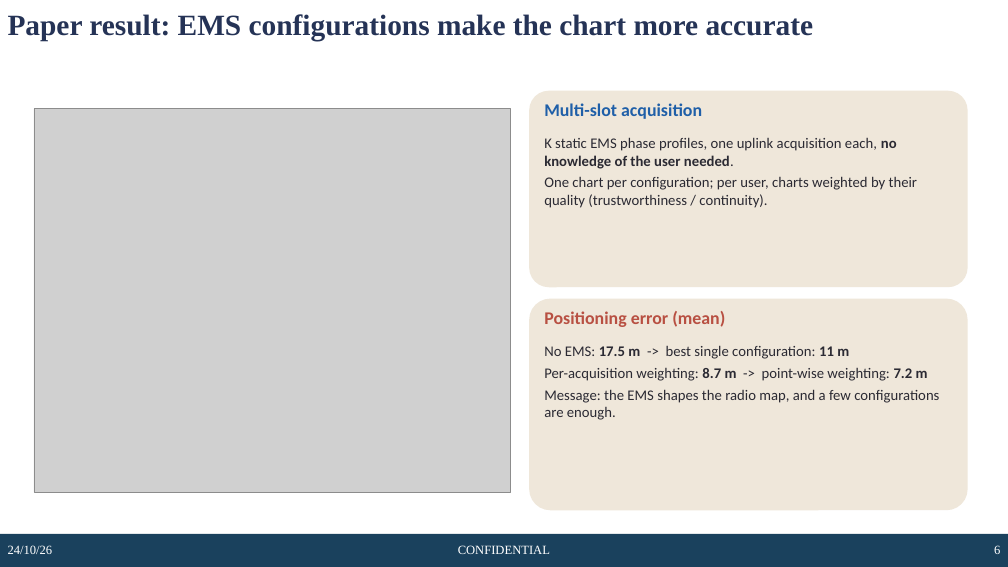
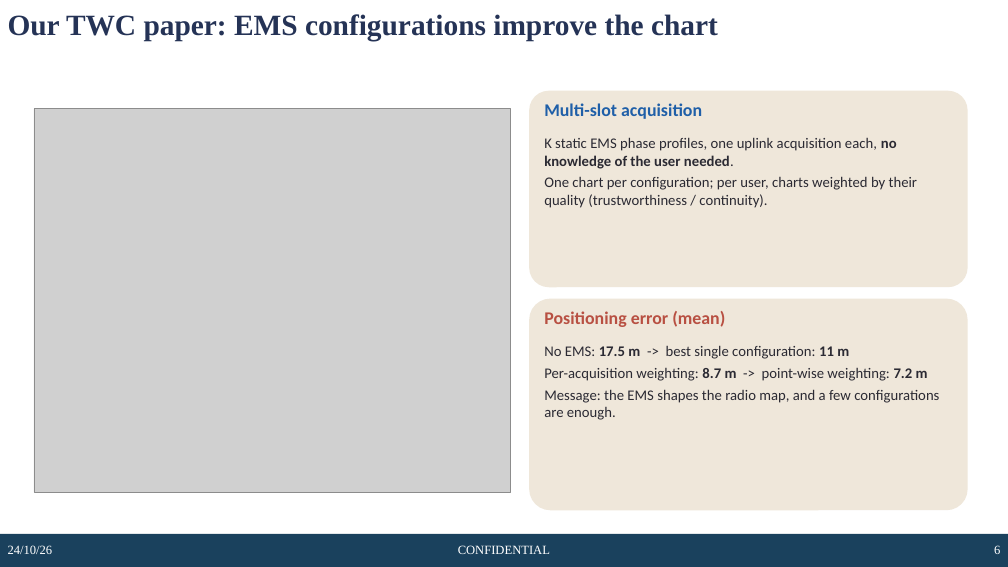
Before and after one commit to rizianno/Channel-charting-in-smart-radio-environments, a slide deck: slide 6 of slides/CC_EMS_configuration_slides.pptx. Drawn at 1008x567 pixels with LibreOffice and Linux fonts; fonts in the diff are those of the drawing; grey boxes stand for pictures; background and template pictures are left out. Boxes give left, top, right and bottom in pixels: in the first picture for what was removed or moved away, otherwise in the second. Text is boxed around its words. In the diff, an @@ line names an element or a change of style, - is before the commit and + after.

```diff
--- a/slides/CC_EMS_configuration_slides.pptx
+++ b/slides/CC_EMS_configuration_slides.pptx
@@ title at (8,14,718,41): text changed @@
-Paper result: EMS configurations make the chart more accurate
+Our TWC paper: EMS configurations improve the chart
```
Also in this commit, not shown: 11 other slides changed, 1 slide added, 47 other files.
